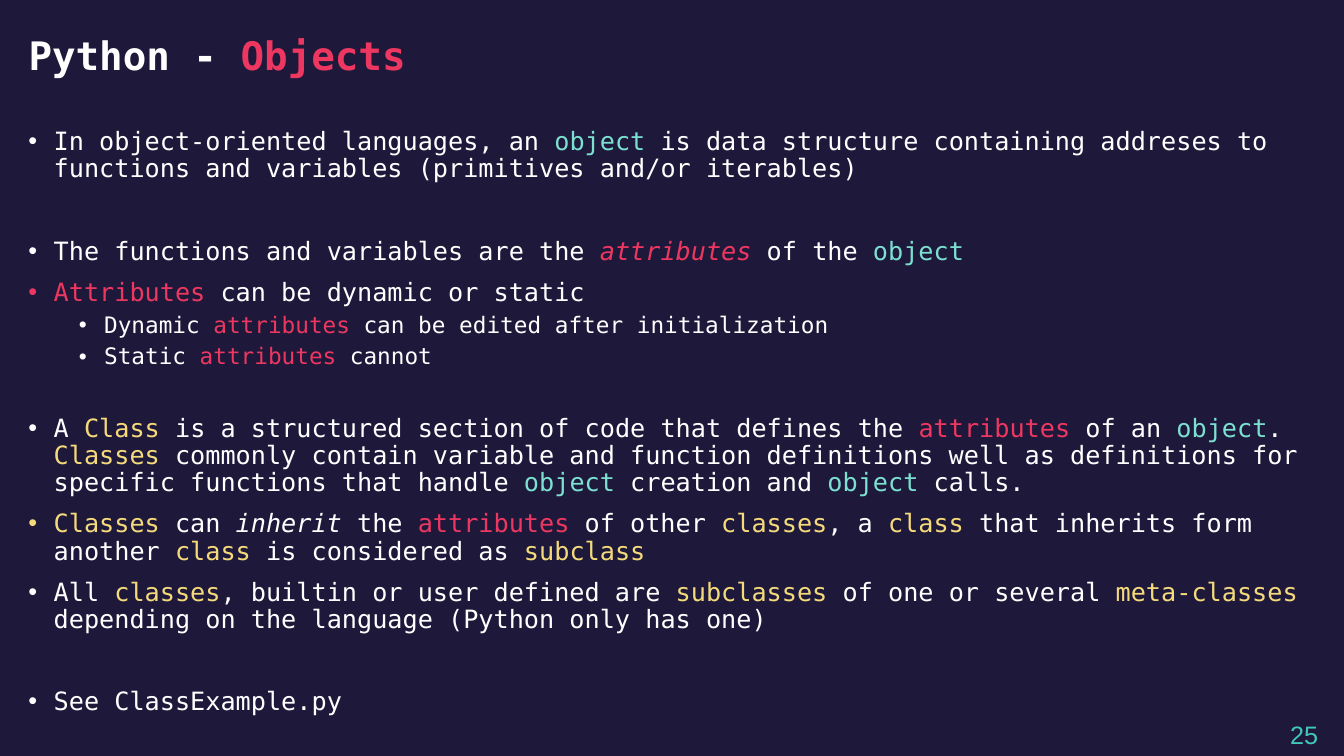
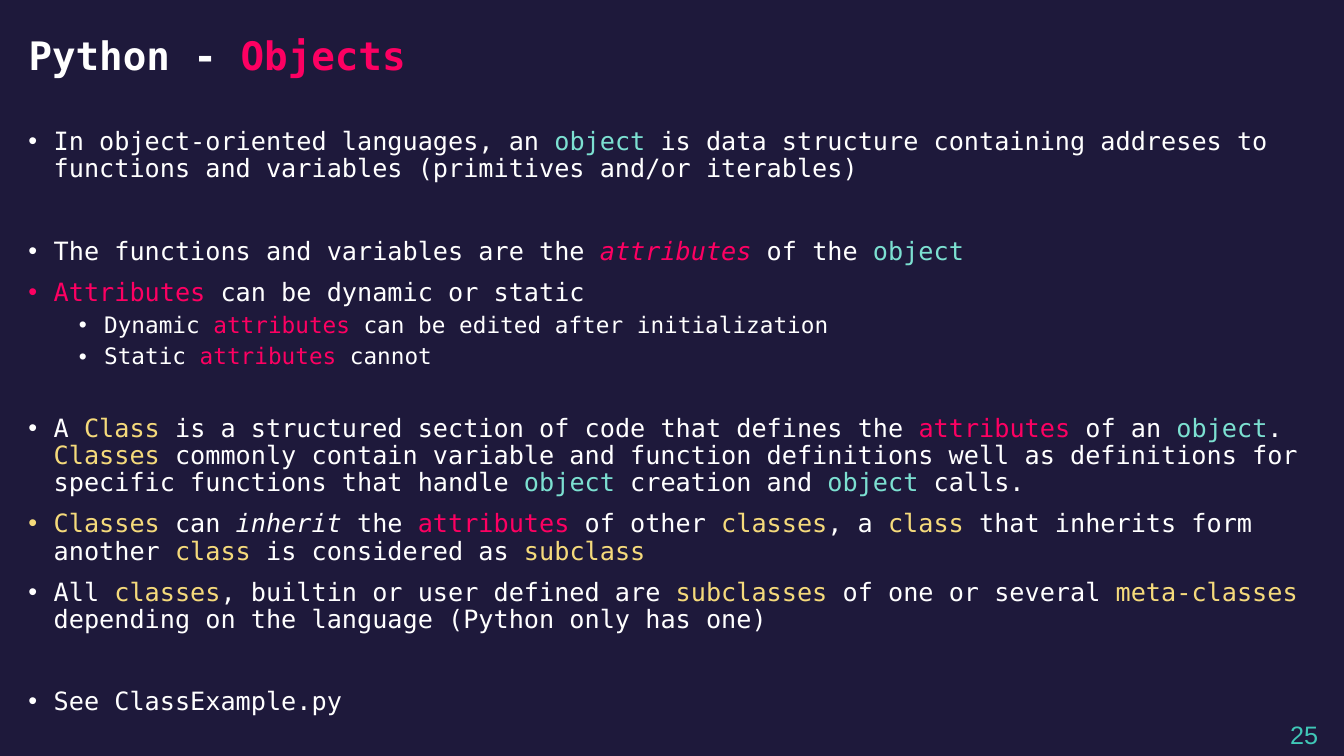
Before and after one commit to airabino/EVRC_Python_Training, a slide deck: slide 25 of Trainings/TR1/Lecture.pptx. Drawn at 1344x756 pixels with LibreOffice and Linux fonts; fonts in the diff are those of the drawing. Boxes give left, top, right and bottom in pixels: in the first picture for what was removed or moved away, otherwise in the second. Text is boxed around its words. In the diff, an @@ line names an element or a change of style, - is before the commit and + after.

```diff
--- a/Trainings/TR1/Lecture.pptx
+++ b/Trainings/TR1/Lecture.pptx
@@ title "Python - Objects" at <box>29,38,406,78</box>: text colour #ED3761 to #FD0062 in "Objects" @@
@@ text at <box>54,240,1298,561</box>: text colour #ED3761 to #FD0062 in "attributes", "Attributes", "attributes", "attributes" and 2 more places @@
```
Also in this commit, not shown: 11 other slides changed, 3 other files.
